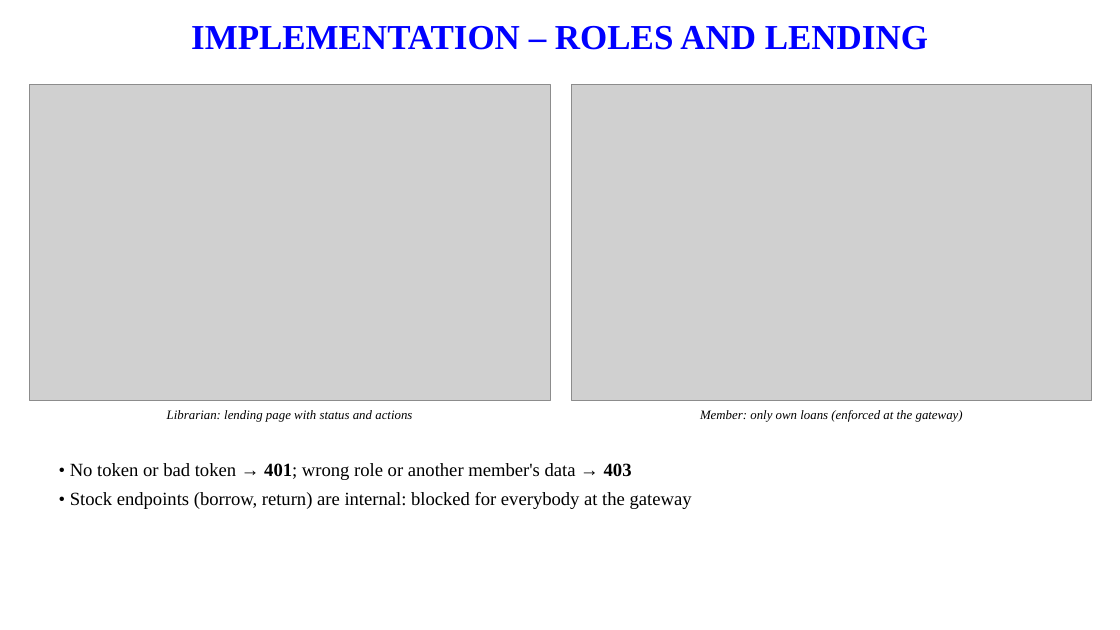
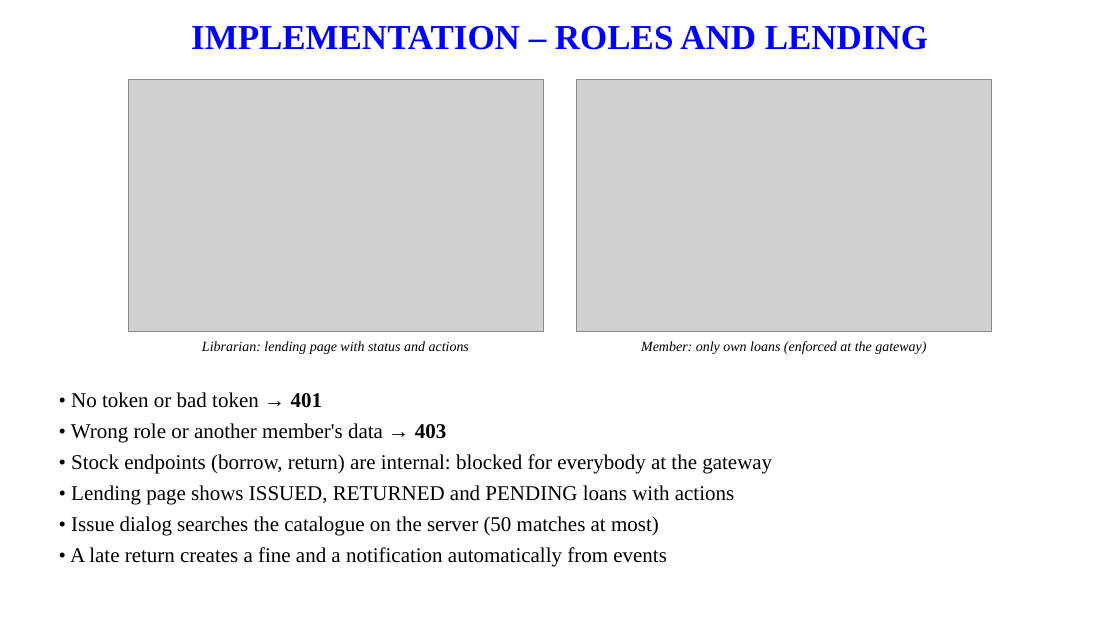
Before and after one commit to manasakrishnakumar/Online-library-management-system, a slide deck: slide 11 of report/Online_Library_Management_System_Presentation.pptx (slide 12 before the commit). Drawn at 1120x630 pixels with LibreOffice and Linux fonts; fonts in the diff are those of the drawing; grey boxes stand for pictures; background and template pictures are left out. Boxes give left, top, right and bottom in pixels: in the first picture for what was removed or moved away, otherwise in the second. Text is boxed around its words. In the diff, an @@ line names an element or a change of style, - is before the commit and + after.

```diff
--- a/report/Online_Library_Management_System_Presentation.pptx
+++ b/report/Online_Library_Management_System_Presentation.pptx
@@ picture: place and size @@
-picture at <box>29,84,550,401</box>
+picture at <box>129,80,544,332</box>
@@ picture: place and size @@
-picture at <box>571,84,1092,401</box>
+picture at <box>577,80,992,332</box>
@@ text "Librarian: lending page with status ...": place and size @@
-text "Librarian: lending page with status ..." at <box>167,410,412,422</box>
+text "Librarian: lending page with status ..." at <box>202,341,469,354</box>
@@ text "Librarian: lending page with status ..." at <box>202,341,469,354</box>: size 11 to 12 pt @@
@@ text "Member: only own loans (enforced ..." at <box>641,341,926,354</box>: size 11 to 12 pt @@
@@ text "Member: only own loans (enforced ...": place and size @@
-text "Member: only own loans (enforced ..." at <box>700,410,963,422</box>
+text "Member: only own loans (enforced ..." at <box>641,341,926,354</box>
@@ text "• No token or bad ...": place and size @@
-text "• No token or bad ..." at <box>70,463,692,509</box>
+text "• No token or bad ..." at <box>70,392,772,567</box>
@@ text at <box>71,392,446,443</box>: text changed; size 16 to 18 pt @@
-• No token or bad token → 401; wrong role or another member's data → 403
+• No token or bad token → 401
+• Wrong role or another member's data → 403
@@ text at <box>71,454,772,474</box>: size 16 to 18 pt in "• Stock endpoints (borrow, return) are internal: ..."; less space between paragraphs @@
@@ text at <box>70,485,734,567</box>: paragraphs added @@
+• Lending page shows ISSUED, RETURNED and PENDING loans with actions
+• Issue dialog searches the catalogue on the server (50 matches at most)
+• A late return creates a fine and a notification automatically from events
```
Also in this commit, not shown: 17 other slides changed, 1 slide added, 1 slide removed, 11 other files.
